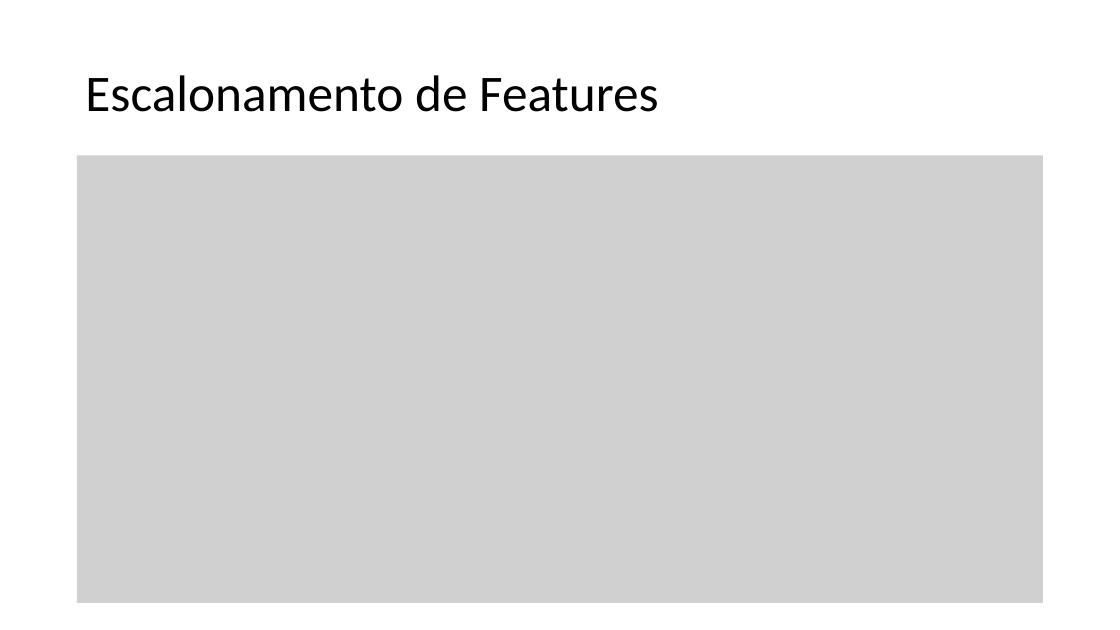
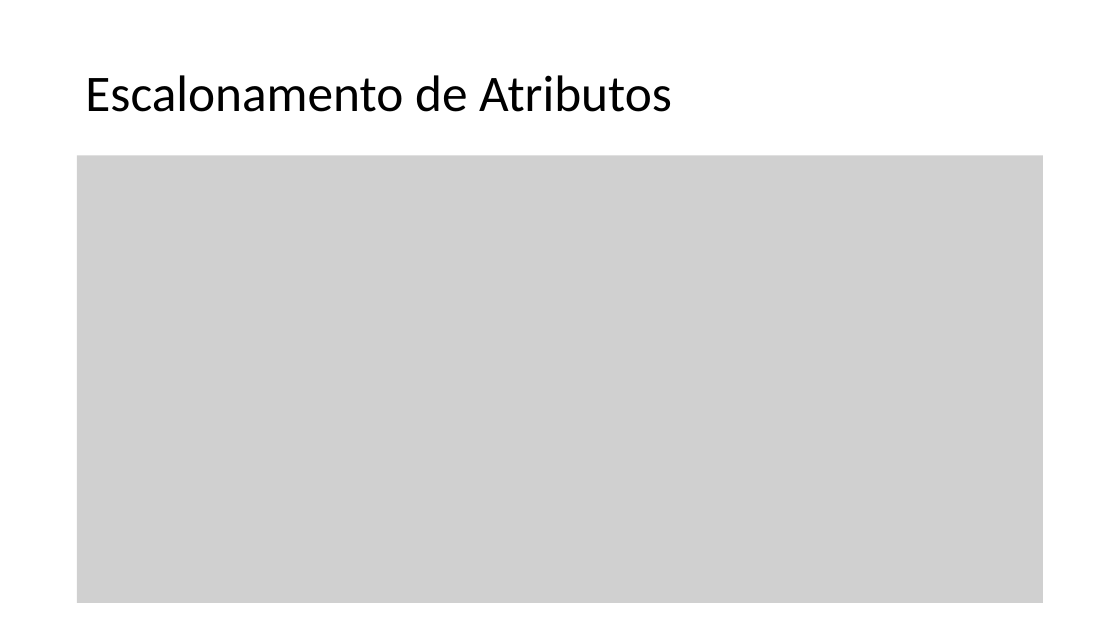
Before and after one commit to zz4fap/t319_aprendizado_de_maquina, a slide deck: slide 3 of slides/T319_Regressão_Linear (Parte IV).pptx. Drawn at 1120x630 pixels with LibreOffice and Linux fonts; fonts in the diff are those of the drawing; grey boxes stand for pictures. Boxes give left, top, right and bottom in pixels: in the first picture for what was removed or moved away, otherwise in the second. Text is boxed around its words. In the diff, an @@ line names an element or a change of style, - is before the commit and + after.

```diff
--- a/slides/T319_Regressão_Linear (Parte IV).pptx
+++ b/slides/T319_Regressão_Linear (Parte IV).pptx
@@ title at bbox=[85, 75, 672, 112]: text changed @@
-Escalonamento de Features
+Escalonamento de Atributos
```
Also in this commit, not shown: 5 other slides changed, 1 slide removed, 1 other file.
